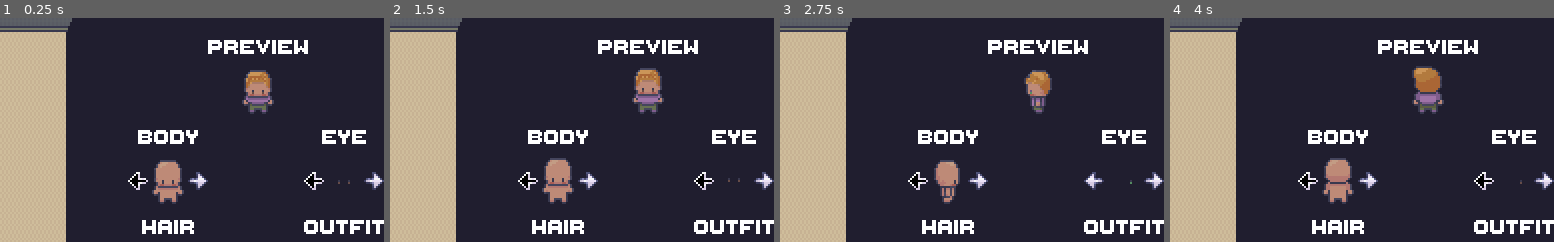
Above: before the commit, frames 1-4 (left to right).
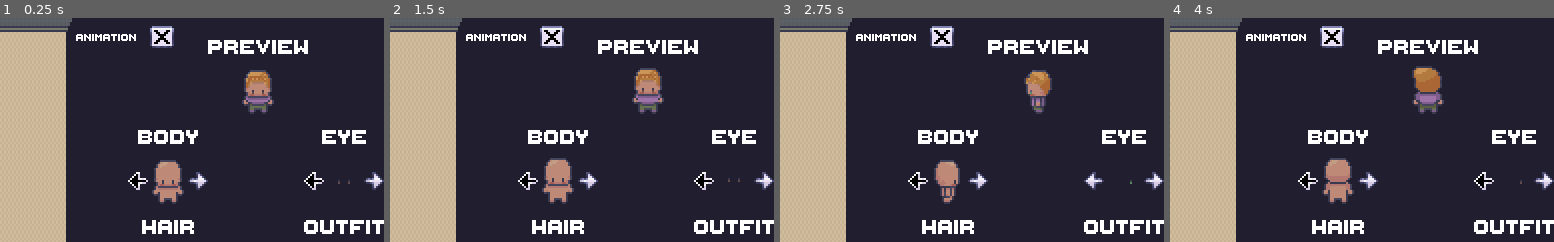
Above: after the commit, the same moments.

Repository: Bandeiraa/Citizen-Intelligence-Hackathon
Game: Godot game, scene res://scenes/interface/main_menu.tscn
Same seed, same stepped clock (60 frames per second), same inputs: the game is played once before the commit and once after it. The project has no main scene, so this scene is started directly.
Inputs (mouse positions are % of the whole screen's width and height, from its top left):
- Up to frame 1 (0.25 s): no input
- Up to frame 2 (1.5 s): click (42, 48) at 0.5 s; click (34, 48) at 1.25 s
- Up to frame 3 (2.75 s): click (65, 48) at 2 s
- Up to frame 4 (4 s): click (57, 48) at 2.75 s; click (42, 68) at 3.5 s
The pictures show only the part of the screen within x 16-66%, y 11-61%; the shares and areas given below are measured in that part.

The runs differ from the first frame. In frame 1, 0.9% of the frame differs, in the area x 19-46%, y 3-14%; in frame 2, 0.9%; in frame 3, 0.9%; in frame 4, 0.9%.

Commit message:
Checkbox to pause/unpause animation preview

Diff:
--- a/project.godot
+++ b/project.godot
@@ -68,5 +68,6 @@
 
 [rendering]
 
+2d/snapping/use_gpu_pixel_snap=true
 environment/default_clear_color=Color( 0, 0, 0, 1 )
 environment/default_environment="res://default_env.tres"
--- a/scenes/interface/main_menu.tscn
+++ b/scenes/interface/main_menu.tscn
@@ -14,6 +14,11 @@
 [ext_resource path="res://assets/user_interface/button/right_button_pressed.png" type="Texture" id=12]
 [ext_resource path="res://assets/user_interface/button/left_button_disabled.png" type="Texture" id=13]
 [ext_resource path="res://assets/user_interface/button/right_button_disabled.png" type="Texture" id=14]
+[ext_resource path="res://assets/user_interface/button/checkbox_on.png" type="Texture" id=15]
+
+[sub_resource type="DynamicFont" id=19]
+size = 8
+font_data = ExtResource( 8 )
 
 [sub_resource type="DynamicFont" id=18]
 font_data = ExtResource( 8 )
@@ -1016,6 +1021,30 @@
 texture_normal = ExtResource( 11 )
 texture_pressed = ExtResource( 12 )
 texture_disabled = ExtResource( 14 )
+
+[node name="CheckBoxButtons" type="HBoxContainer" parent="CharacterBuilder/Background/ButtonsContainer"]
+margin_left = 5.0
+margin_top = 5.0
+margin_right = 52.0
+margin_bottom = 16.0
+__meta__ = {
+"_edit_use_anchors_": false
+}
+
+[node name="AnimationLabel" type="Label" parent="CharacterBuilder/Background/ButtonsContainer/CheckBoxButtons"]
+margin_top = 4.0
+margin_right = 32.0
+margin_bottom = 12.0
+custom_fonts/font = SubResource( 19 )
+text = "Animation"
+align = 1
+valign = 1
+
+[node name="Checkbox" type="TextureButton" parent="CharacterBuilder/Background/ButtonsContainer/CheckBoxButtons"]
+margin_left = 36.0
+margin_right = 52.0
+margin_bottom = 16.0
+texture_normal = ExtResource( 15 )
 
 [node name="PreviewContainer" type="Control" parent="CharacterBuilder/Background"]
 anchor_right = 1.0
--- a/scripts/interface/character_builder.gd
+++ b/scripts/interface/character_builder.gd
@@ -12,12 +12,17 @@
 var current_hair: String
 var current_outfit: String
 
+var animation: bool = true
+
 var eye_index: int = 0
 var body_index: int = 0
 var hair_index: int = 0
 var outfit_index: int = 0
 
 var anim_index: int = 0
+
+var checkbox_on: String = "res://assets/user_interface/button/checkbox_on.png"
+var checkbox_off: String = "res://assets/user_interface/button/checkbox_off.png"
 
 var body_list: Array = ["res://assets/character/body/body_01.png", "res://assets/character/body/body_02.png",
 						"res://assets/character/body/body_03.png", "res://assets/character/body/body_04.png",
@@ -71,8 +76,9 @@
 func connect_signals() -> void:
 	var _animation = animation_preview.connect("animation_finished", self, "on_animation_finished")
 	for hbox in buttons_container.get_children():
-		for button in hbox.get_children():
-			button.connect("pressed", self, "on_button_pressed", [button])
+		for children in hbox.get_children():
+			if children is TextureButton:
+				children.connect("pressed", self, "on_button_pressed", [children])
 
 
 func on_animation_finished(_anim_name: String) -> void:
@@ -131,6 +137,15 @@
 				change_sprite("Outfit", outfit_index, outfit_list)
 				verify_button(outfit_index, button, buttons_container.get_node("OutfitButtons/OutfitLeft"), outfit_list)
 
+		"Checkbox":
+			animation = !animation
+			if animation:
+				buttons_container.get_node("CheckBoxButtons/Checkbox").texture_normal = load(checkbox_on)
+				turn_animation(true)
+			else:
+				buttons_container.get_node("CheckBoxButtons/Checkbox").texture_normal = load(checkbox_off)
+				turn_animation(false)
+
 
 func change_sprite(target_piece: String, index: int, target_list: Array) -> void:
 	var parts_container: Node2D = get_node("Background/PartsContainer/CharacterPart/CharacterSprites")
@@ -145,3 +160,16 @@
 	else:
 		button.disabled = false
 		opposite_button.disabled = false
+
+
+func turn_animation(is_active: bool) -> void:
+	if is_active:
+		animation_preview.play(animation_list.min())
+		animation_parts.play(animation_list.min())
+		anim_index = 0
+	else:
+		animation_parts.play("idle_down")
+		animation_preview.play("idle_down")
+		yield(get_tree().create_timer(0.1), "timeout")
+		animation_parts.stop()
+		animation_preview.stop()
Binary file added: assets/user_interface/button/checkbox_off.png
Not shown, added: assets/user_interface/button/checkbox_off.png.import
Binary file added: assets/user_interface/button/checkbox_on.png
Not shown, added: assets/user_interface/button/checkbox_on.png.import
Not shown: 1 places in scenes/interface/main_menu.tscn that only renumber resources
